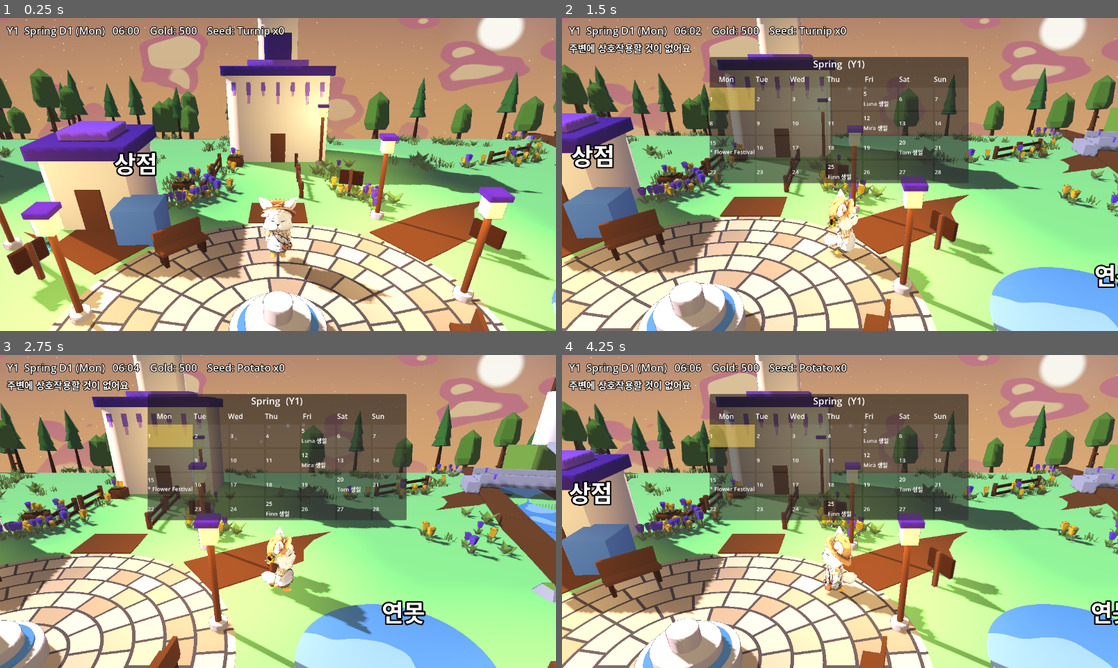
Above: before the commit, frames 1-4 (two rows, left to right).
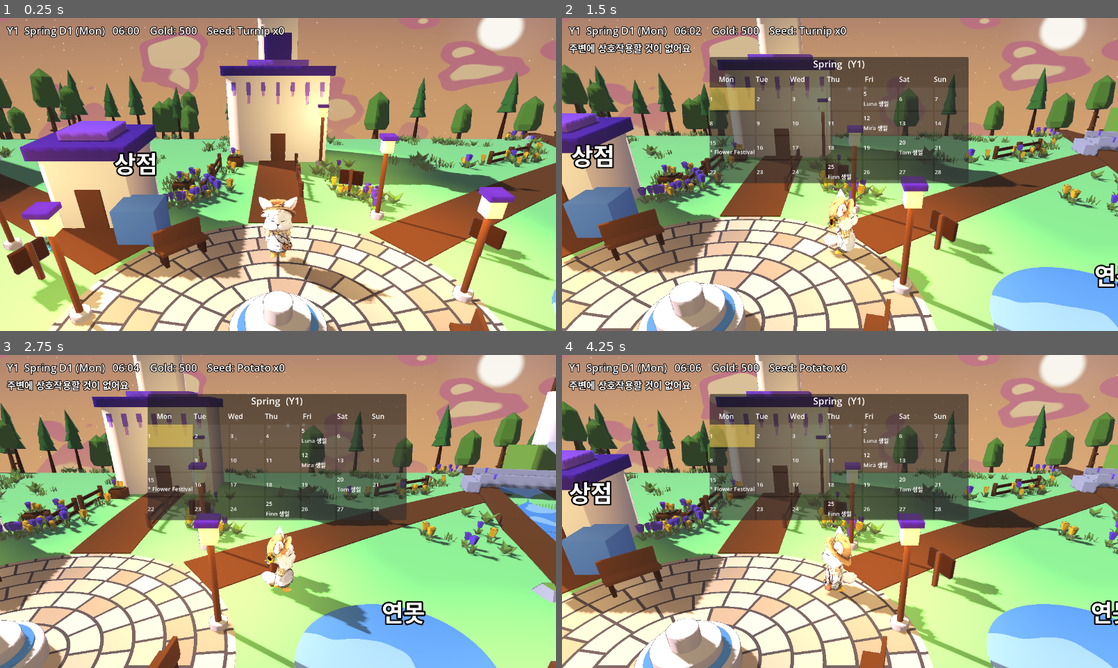
Above: after the commit, the same moments.

Repository: ui2030/cozy_vale
Game: Godot game, scene res://world/world.tscn
The game is run twice, just before and just after one commit, with the same random seed, the same clock (stepped at 60 frames per second) and the same inputs.
Inputs (mouse positions are in pixels of both pictures, inside the frame that each line leads up to):
- Up to frame 1 (0.25 s): no input
- Up to frame 2 (1.5 s): tap Enter at 0.5 s; move the mouse to (962, 158) at 0.52 s; hold D (move_right) 0.53-1.25 s; hold C (calendar) 0.53-1.25 s; click (962, 158) at 0.67 s; tap Space at 0.77 s; drag from (728, 190) to (812, 237) at 1.27 s
- Up to frame 3 (2.75 s): move the mouse to (333, 442) at 2.02 s; hold D (move_right) from 2.03 s (still down); hold Q (cycle_seed) from 2.03 s (still down)
- Up to frame 4 (4.25 s): release D (move_right) at 2.75 s; release Q (cycle_seed) at 2.75 s; drag from (812, 574) to (673, 464) at 2.77 s; move the mouse to (1006, 558) at 3.52 s; hold A (move_left) from 3.53 s (still down); hold E (interact) from 3.53 s (still down); tap Space at 3.77 s

The runs differ from the first frame. In frame 1, 3.6% of the frame differs, in the area x 0-100%, y 45-82%; in frame 2, 3.3%; in frame 3, 3.1%; in frame 4, 3.3%.

Commit message:
fix: 길 박스 곡률 침하 — 장축 세분할
- 곡률 셰이더가 정점 단위라 무세분할 긴 길은 현 근사로 가운데가 지면 아래 잠김
- _road 전용 subdivide_depth 길이/1.5 (지면 60분할 평면과 같은 곡선)
- N길(12u) 광장~회관 연속 가시 실측, 테스트 10종 PASS

Diff:
--- a/world/world.gd
+++ b/world/world.gd
@@ -547,6 +547,10 @@
 func _road(parent: Node, center: Vector3, size: Vector3, rot_deg: float) -> void:
 	var mi := _box(parent, center, size, C_WOOD, 0.0)
 	mi.rotation.y = deg_to_rad(rot_deg)
+	# 곡률 셰이더(v.y -= 0.006·z²)는 정점 단위 — 세분할 없는 긴 박스는 장축이 현(직선)으로
+	# 근사돼 가운데가 지면 아래로 잠긴다(N길 12u 실증, 처짐 0.0015·Δd²  vs 부상고 0.085).
+	# 장축을 ~1.5u 간격으로 쪼개면 지면(60분할 평면)과 같은 곡선을 탄다.
+	(mi.mesh as BoxMesh).subdivide_depth = maxi(1, int(size.z / 1.5))
 
 func _pavilion(parent: Node, base: Vector3) -> void:
 	# 정자 4×4 퍼걸러: 기둥4 + 등나무 지붕 + 테이블. 개방(무충돌).
